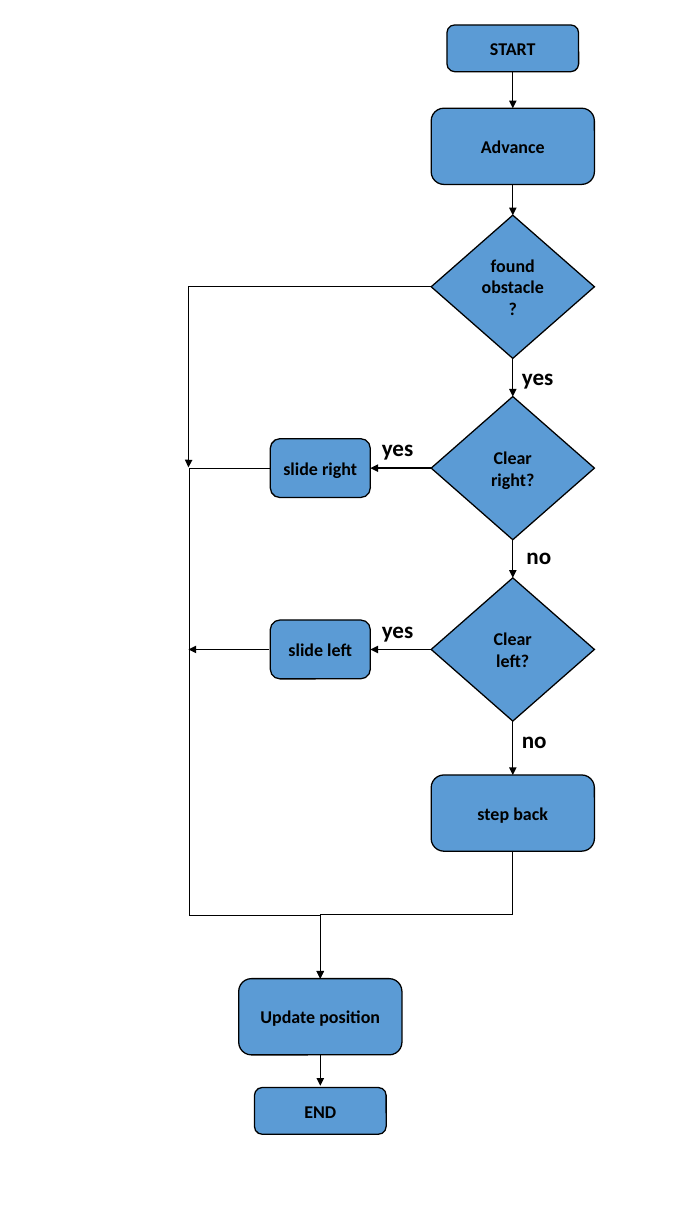
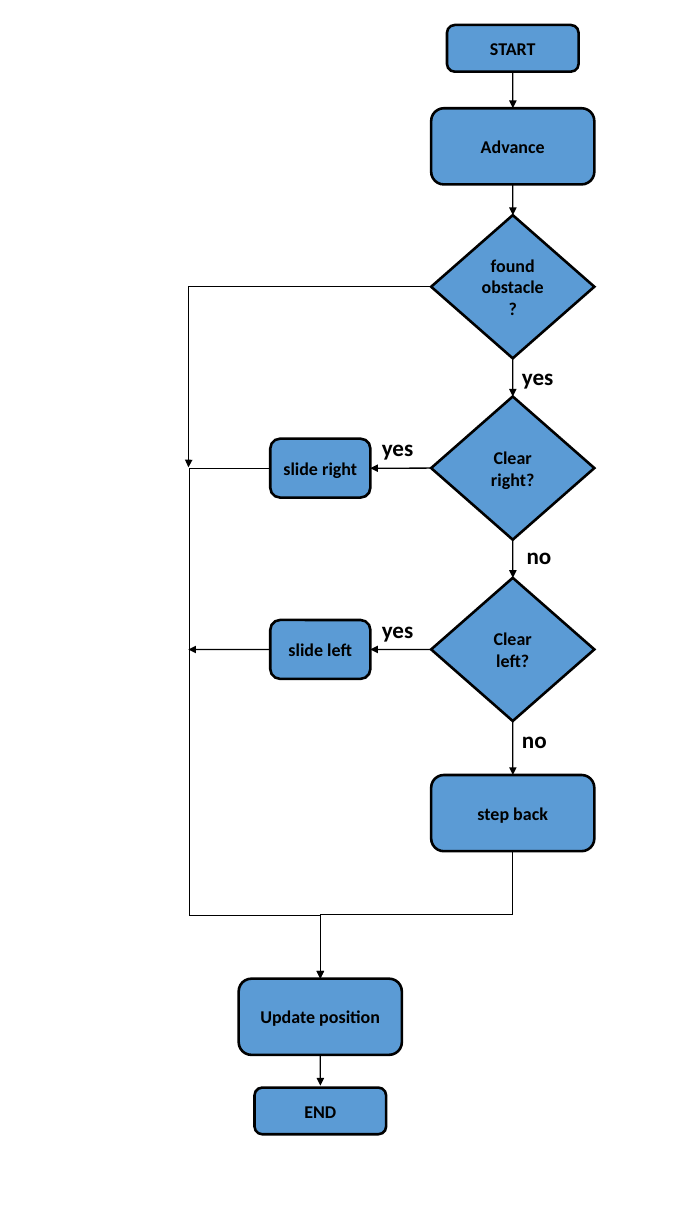
Before and after one commit to Mhd-Ghd/on-campus-delivery-robot, a slide deck: slide 1 of reports/term-1-report/flow-chart-sw.pptx. Drawn at 693x1232 pixels with LibreOffice and Linux fonts; fonts in the diff are those of the drawing. Boxes give left, top, right and bottom in pixels: in the first picture for what was removed or moved away, otherwise in the second. Text is boxed around its words. In the diff, an @@ line names an element or a change of style, - is before the commit and + after.

```diff
--- a/reports/term-1-report/flow-chart-sw.pptx
+++ b/reports/term-1-report/flow-chart-sw.pptx
@@ outline #000000 1 pt to #000000 2 pt; proportions changed in 5 elements at (432,775,595,851), (238,979,402,1054), (271,439,371,498), (271,620,371,679), (447,25,578,72) @@
@@ elbow arrow (432, 286) - (188, 468): stroke #000000 0.75 pt to #000000 0.74 pt @@
@@ elbow arrow (270, 468) - (321, 979): stroke #000000 0.75 pt to #000000 0.74 pt @@
@@ arrow removed from (513, 721) to (513, 775) @@
@@ freeform shape added at (513,721,513,774), outline #000000 0.99 pt @@
```
Also in this commit, not shown: 1 other slide changed, 5 other files.
